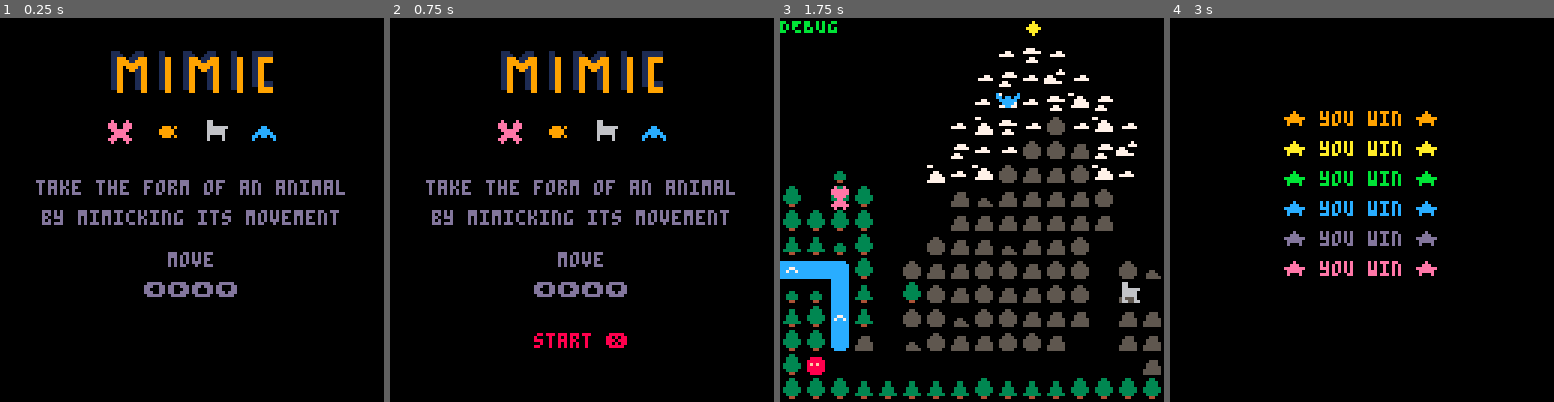
Above: before the commit, frames 1-4 (left to right).
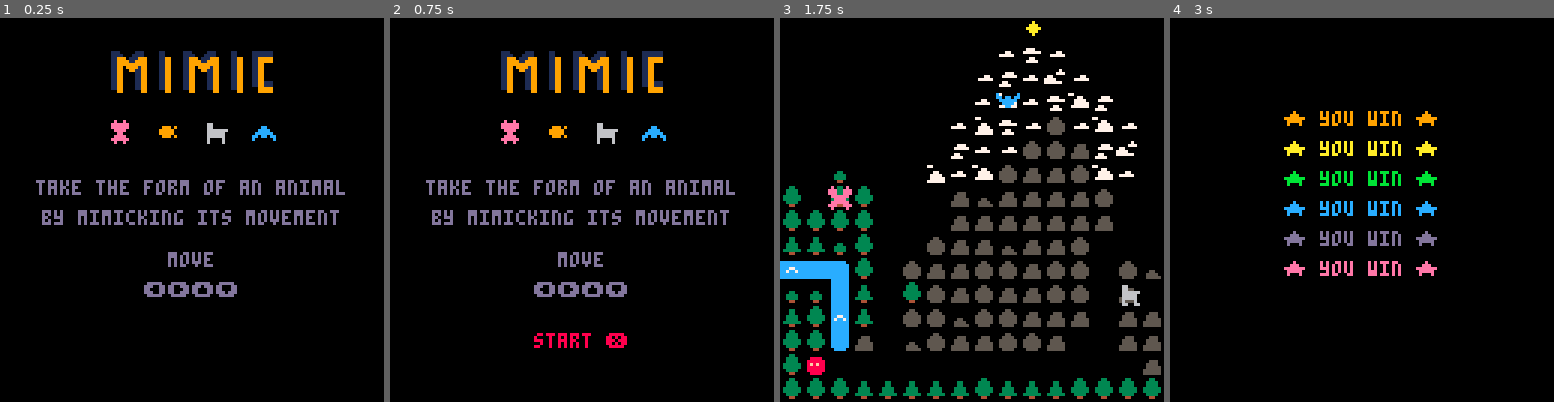
Above: after the commit, the same moments.

Repository: sourencho/mimic
Game: PICO-8 cartridge mimic.p8
Two runs of this game, one before a commit and one after it. Both use one fixed random seed, a clock stepped at 60 frames per second and the inputs below.
Inputs:
- Up to frame 1 (0.25 s): no input
- Up to frame 2 (0.75 s): tap O (Z key) at 0.33, 0.7 s
- Up to frame 3 (1.75 s): tap X (X key) at 1.07 s; tap O (Z key) at 1.43 s
- Up to frame 4 (3 s): hold Left 1.97-2.37 s; tap X (X key) at 2.07, 2.4, 2.73 s; tap O (Z key) at 2.22 s; hold Down 2.42-2.82 s; hold Right from 2.87 s (still down)

The runs differ from the first frame. In frame 1, 0.2% of the frame differs, in the area x 28-60%, y 26-33%; in frame 2, 0.2%; in frame 3, 0.5%, in the area x 0-94%, y 0-75%; in frame 4, nothing differs.

Commit message:
Fix visuals of merged animals

Diff:
--- a/mimic.p8
+++ b/mimic.p8
@@ -24,7 +24,7 @@
 level_size = 16
 level_count = 9
 
-debug_mode = true
+debug_mode = false
 debug = "DEBUG\n"
 
 show_trail = false
@@ -188,8 +188,8 @@
     if pattern_index > 3 then
         pattern_index -= 3
     end
+    --]]
     frame_len = #a.pattern - 1 - ((pattern_index - 1) * 2)
-    --]]
 
     local end_tick = game.tick + (slow_speed * frame_len)
 
@@ -328,6 +328,7 @@
     a.pattern = copy_table(pattern)
     a.t = 0
     a.last_move = {0,0}
+    a.no_trans_count = 0 -- amount of frames can't transform
 
     -- animation
     a.frame = 0
@@ -520,10 +521,14 @@
     local mirror_update_index = #a.pattern - update_index
     a.pattern[(mirror_update_index % #a.pattern) + 1] = {-new_move[1], -new_move[2]}
 
-    -- effects
+    -- side effects
+    a.no_trans_count = flr((#a.pattern - 1) * 1.5) -- don't transform until doing a pattern loop
+
+    -- vfx
+    local frame_len = #a.pattern - 1
     sfx(change_pattern_sfx)
     confused_effects(a, new_move, old_move)
-    game.pause_count += 70
+    game.pause_count += slow_speed * 2
 end
 
 function update_actor(a)
@@ -565,6 +570,8 @@
 	if (game.pause_count <= 0) then
 	    a.frame += 1
 	    a.frame %= a.frames
+        a.no_trans_count = max(a.no_trans_count - 1, 0)
+        if (a.no_trans_count > 0) debug_log(a.no_trans_count)
 	end
         if (a.dx != 0) a.flip_x = a.dx > 0
 
@@ -810,10 +817,11 @@
 function animal_mimic()
     for a in all(actors) do
         for b in all(actors) do
-            if a.spr != b.spr and a.spr_2 == nil and b.spr_2 == nil and not is_player(a) and not is_player(b) then
-                if is_mimic(a.pattern, b.pattern, #a.pattern, 0) then
-                    merge_animals(a, b)
-                end
+            if a.spr != b.spr and a.spr_2 == nil and b.spr_2 == nil and
+               not is_player(a) and not is_player(b) and
+               is_mimic(a.pattern, b.pattern, #a.pattern, 0) and
+               a.no_trans_count <= 0 and b.no_trans_count <= 0 then
+                merge_animals(a, b)
             end
         end
     end
@@ -852,7 +860,6 @@
 end
 
 function merge_animals(a, b)
-    debug_log("OMG")
     local merged_move_abilities = table_concat(a.move_abilities, b.move_abilities)
     a.move_abilities = copy_table(merged_move_abilities)
     b.move_abilities = copy_table(merged_move_abilities)
@@ -1077,10 +1084,15 @@
         pal({[6]=8, [9]=8, [10]=8, [11]=8, [12]=8, [13]=8, [14]=8})
     end
     if a.spr_2 != nil then
-        local a_sx, a_sy = (a.spr % 16) * 8, (a.spr \ 16) * 8
-        local b_sx, b_sy = (a.spr_2 % 16) * 8, (a.spr_2 \ 16) * 8
-        sspr(a_sx, a_sy, 4, 8 , a.x*8, a.y*8)
-        sspr(b_sx + 4, b_sy, 4, 8 , a.x*8 + 4, a.y*8)
+        local a_sx, a_sy = ((a.spr + a.frame) % 16) * 8, ((a.spr + a.frame) \ 16) * 8
+        local b_sx, b_sy = ((a.spr_2 + a.frame) % 16) * 8, ((a.spr_2 + a.frame) \ 16) * 8
+        if (a.flip_x) then
+            sspr(a_sx, a_sy, 4, 8 , a.x*8 + 4, a.y*8, 4, 8, a.flip_x)
+            sspr(b_sx + 4, b_sy, 4, 8 , a.x*8, a.y*8, 4, 8, a.flip_x)
+        else
+            sspr(a_sx, a_sy, 4, 8 , a.x*8, a.y*8)
+            sspr(b_sx + 4, b_sy, 4, 8 , a.x*8 + 4, a.y*8)
+        end
     else
         spr(a.spr + a.frame, a.x*8, a.y*8, 1, 1, a.flip_x)
     end
@@ -1259,22 +1271,22 @@
 00700700008000000000000000000000000000000888888008888880009990900099090000000000000000000000000000000000000000002000220200000000
 00000000000000000000000000000000000000000088880000888800000000000000000000000000000000000000000000000000000000002200200000000000
 00000000000000000000000000000000000000000000000000000000000000000000000000000000000000000000000000000000000000000022000000000000
-00000000000000000000000000000000000000000e0000e000e00e00000000000000000000000000000000000000000000000000000000000288200000000000
-0000000000000000000000000000000000000000eee00eee0eeeeee000000000c000000c00000000000000000000000000000000000000002888820000000000
-0000000000000000000000000000000000000000eee00eee0eeeeee0000cc000cc0cc0cc00000000000000000000000000000000000000002888882000000000
-00000000000000000000000000000000000000000eeeeee000eeee0000cccc000cccccc000000000000000000000000000000000222200002882220000000000
-000000000000000000000000000000000000000000eeee00000ee0000cccccc000cccc0000000000000000000000000000000000200000002882000000000000
-00000000000000000000000000000000000000000eeeeee000eeee00cc0cc0cc000cc00000000000000000000000000000000000200000002882000090900000
-0000000000000000000000000000000000000000eee00eee0eeeeee0c000000c0000000000000000000000000000000000000000200000002882000909090000
-00000000000000000000000000000000000000000e0000e000e00e00000000000000000000000000000000000000000000000000200000002882000090900000
-00000000000000000000000000000000000000000000000000000000066000000066000000000000000000000000000000000000222222222882000909090000
+000000000000000000000000000000000000000000e00e000e0000e0000000000000000000000000000000000000000000000000000000000288200000000000
+00000000000000000000000000000000000000000eeeeee0eee00eee00000000c000000c00000000000000000000000000000000000000002888820000000000
+00000000000000000000000000000000000000000eeeeee0eee00eee000cc000cc0cc0cc00000000000000000000000000000000000000002888882000000000
+000000000000000000000000000000000000000000eeee000eeeeee000cccc000cccccc000000000000000000000000000000000222200002882220000000000
+0000000000000000000000000000000000000000000ee00000eeee000cccccc000cccc0000000000000000000000000000000000200000002882000000000000
+000000000000000000000000000000000000000000eeee000eeeeee0cc0cc0cc000cc00000000000000000000000000000000000200000002882000090900000
+00000000000000000000000000000000000000000eeeeee0eee00eeec000000c0000000000000000000000000000000000000000200000002882000909090000
+000000000000000000000000000000000000000000e00e000e0000e0000000000000000000000000000000000000000000000000200000002882000090900000
+00000000000000000000000000000000000000000000000000000000000000000000000000000000000000000000000000000000222222222882000909090000
 01110000011100001111111011111000011000000000000000000000066000000066000000000000000000000000909008880ccc288888888882000090900000
-01111000111100001111111011111000011000000000000000bb0000066666660066666600000000000000000000040008980c2c222222222222000000000000
-0119990111999000119999900099999001199000b0000bb00b00b00b0666666000666660000000000000000009090409088eeccc200200002002000000000000
+01111000111100001111111011111000011000000000000000bb0000066000000066000000000000000000000000040008980c2c222222222222000000000000
+0119990111999000119999900099999001199000b0000bb00b00b00b0666666600666666000000000000000009090409088eeccc200200002002000000000000
 01199991199990001199999000999990011990000b00b00bb0000bb00666666000666660000000000000000000400440aaaefe00200200002002000000000000
-011999999999900011990000000119900119900000bb0000000000000600006000600060000000000000000000400400a9aeee00200200002002000000000000
-011990999919900011990000000119900119900000000000000000000600006000660066000000000000000000044400aaa00000200200002002000000000000
-01199009911990001199000000011990011990000000000000000000000000000000000000000000000000000000400000000000220220002202200000000000
+011999999999900011990000000119900119900000bb0000000000000666666000666660000000000000000000400400a9aeee00200200002002000000000000
+011990999919900011990000000119900119900000000000000000000600006000600060000000000000000000044400aaa00000200200002002000000000000
+01199009911990001199000000011990011990000000000000000000060000600066006600000000000000000000400000000000220220002202200000000000
 01199000011990001199000000011990011990000000000000000000000000000000000000000000000000000000000000000000000000000000000000000000
 011990000119900011990000000119900119900000b00bb0000b00b0000000000000000000000000000000000000000000000000000000000000000999000900
 011990000119900011990000000119900119900000bbbb00000bbbb0000000000000000000000000000000000000000000000000000000000000009909909900
